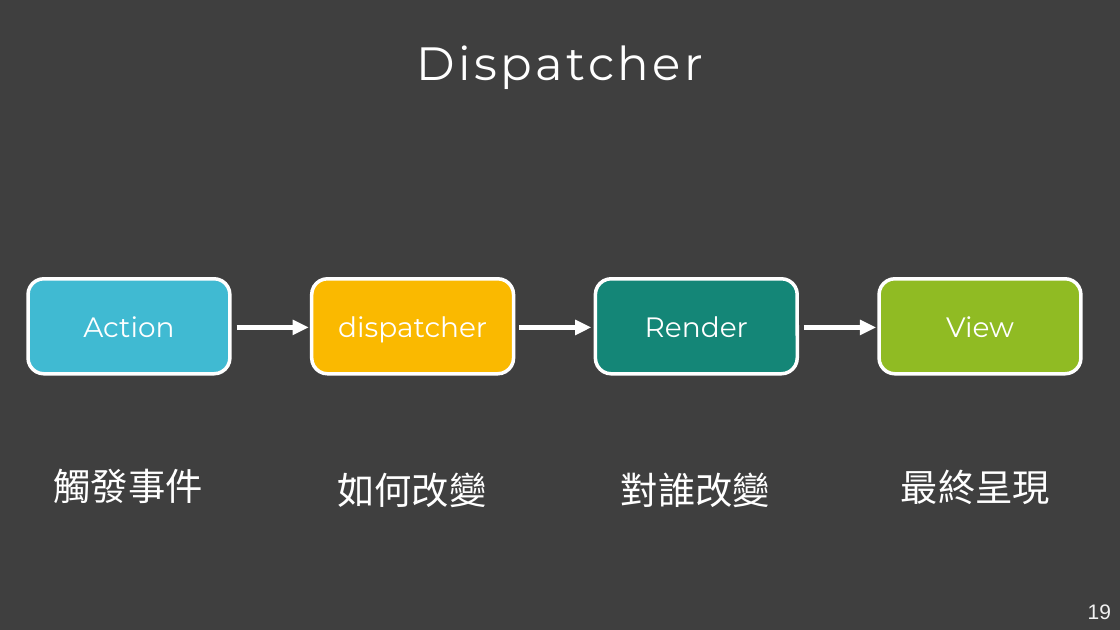
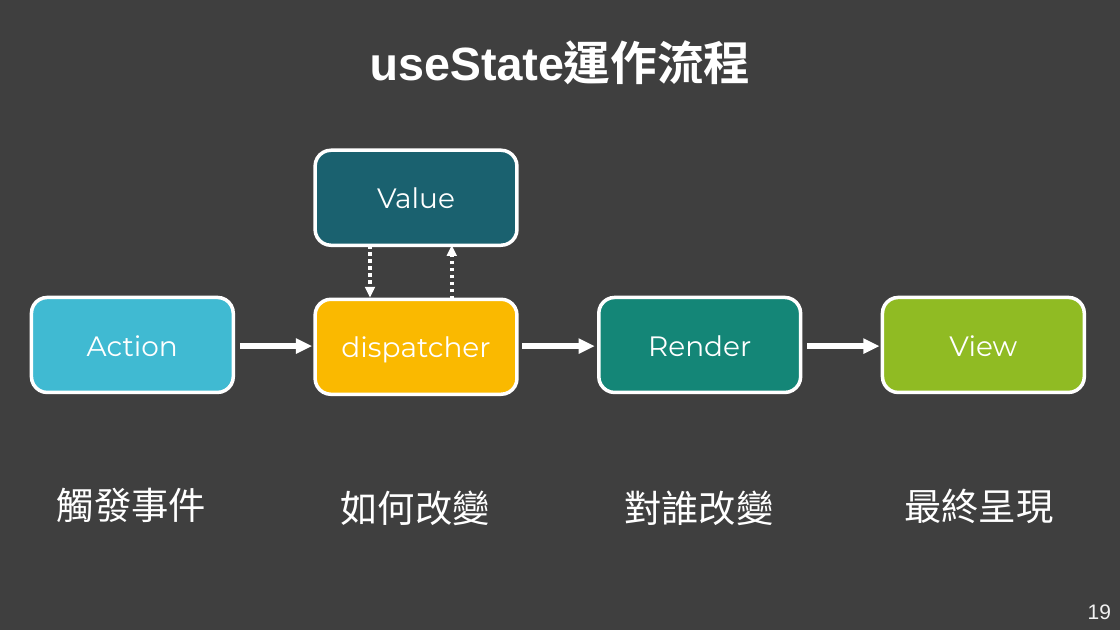
Before and after one commit to Kader-coder/React-Hooks, a slide deck: slide 19 of PPT/React Hooks &.pptx. Drawn at 1120x630 pixels with LibreOffice and Linux fonts; fonts in the diff are those of the drawing. Boxes give left, top, right and bottom in pixels: in the first picture for what was removed or moved away, otherwise in the second. Text is boxed around its words. In the diff, an @@ line names an element or a change of style, - is before the commit and + after.

```diff
--- a/PPT/React Hooks &.pptx
+++ b/PPT/React Hooks &.pptx
@@ text at (370,43,751,84): text changed; font Montserrat to Arial; bold on @@
-Dispatcher
+useState運作流程
@@ rounded rectangle added at (315,150,517,245), fill #1A616F, outline #FFFFFF 3 pt, 24 pt, text #FFFFFF @@
+Value
@@ arrow added from (371, 245) to (371, 297), #FFFFFF 3 pt dashed @@
@@ arrow added from (452, 299) to (452, 245), #FFFFFF 3 pt dashed @@
@@ 4 rounded rectangles, 4 texts, 3 arrows: place and size @@
-4 rounded rectangles, 4 texts, 3 arrows at (28,279,1081,507)
+4 rounded rectangles, 4 texts, 3 arrows at (31,297,1085,525)
```
Also in this commit, not shown: 9 other slides changed, 4 slides added, 5 slides removed, 1 other file.
